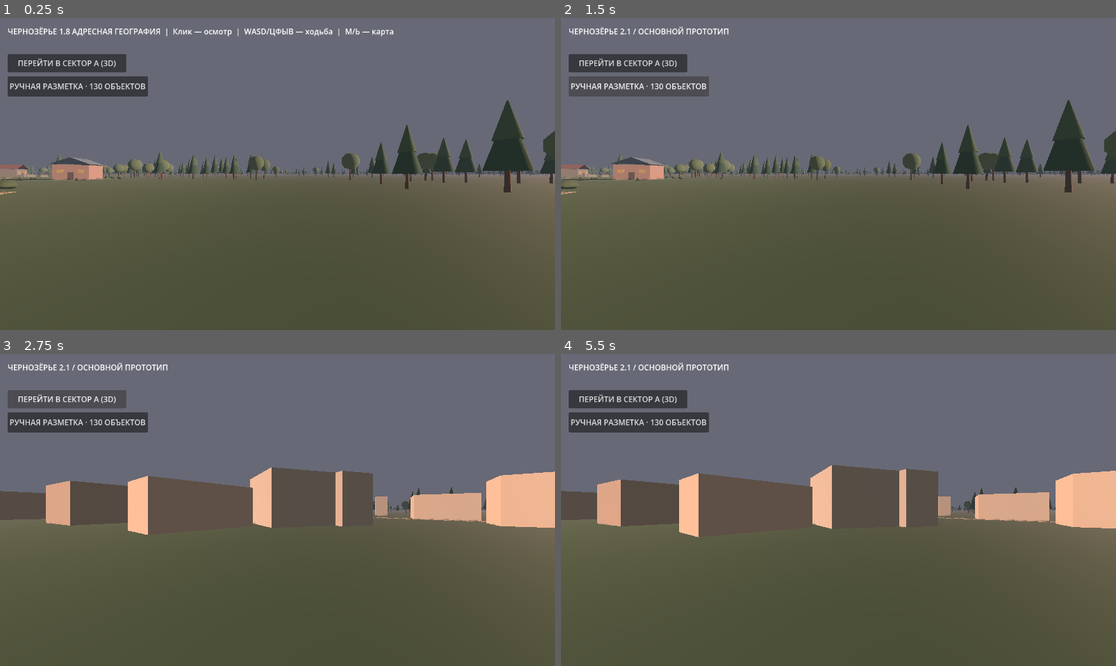
Above: before the commit, frames 1-4 (two rows, left to right).
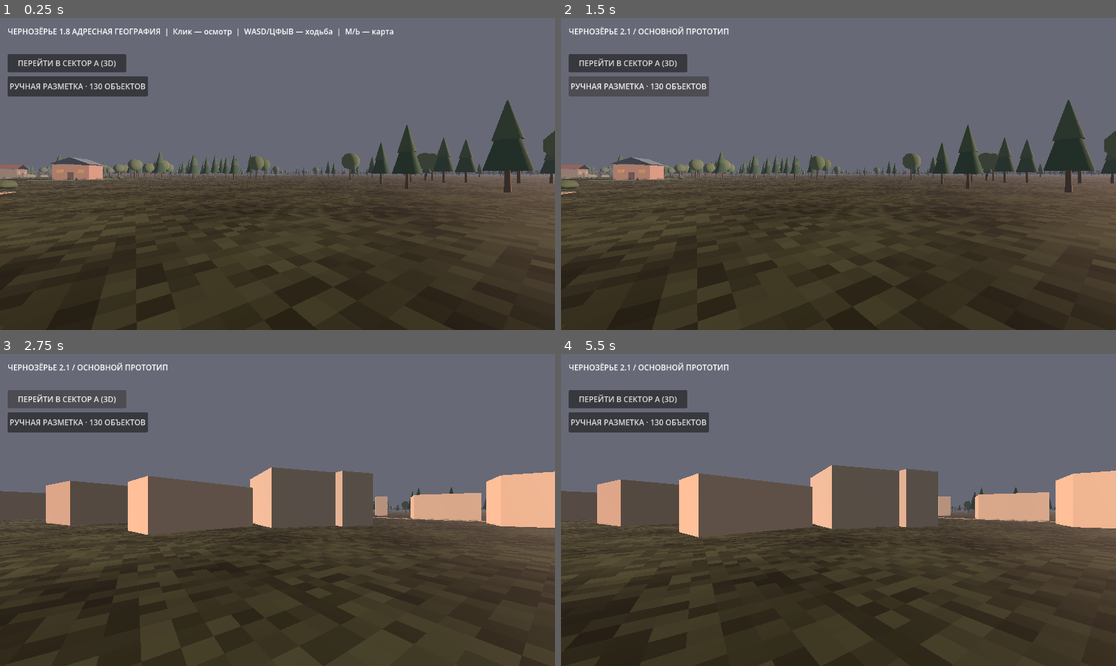
Above: after the commit, the same moments.

Repository: blacklambcult/chernozerye
Game: Godot game, scene res://main.tscn
The game is run twice, just before and just after one commit, with the same random seed, the same clock (stepped at 60 frames per second) and the same inputs.
Inputs (mouse positions are in pixels of both pictures, inside the frame that each line leads up to):
- Up to frame 1 (0.25 s): no input
- Up to frame 2 (1.5 s): click "РУЧНАЯ РАЗМЕТКА · 130 ОБЪЕКТОВ" at 0.5 s; click "ВЕРНУТЬ СТАРУЮ МЕСТНОСТЬ" at 1.25 s
- Up to frame 3 (2.75 s): click "ПЕРЕЙТИ В СЕКТОР A (3D)" at 2 s
- Up to frame 4 (5.5 s): tap Enter at 2.75 s; move the mouse to (960, 494) at 2.77 s; hold D 2.78-3.53 s; tap M at 2.85, 5.1 s; click (960, 494) at 2.92 s; tap Space at 3.02, 3.77, 5.27 s; move the mouse to (727, 525) at 3.52 s; hold S 3.53-4.28 s; tap Shift at 3.6 s; move the mouse to (894, 441) at 4.27 s; hold D 4.28-5.03 s; tap H at 4.35 s; move the mouse to (810, 572) at 5.02 s; hold W from 5.03 s (still down); click (810, 572) at 5.17 s

The runs differ from the first frame. In frame 1, 33% of the frame differs, in the area x 0-100%, y 50-100%; in frame 2, 33%; in frame 3, 30%; in frame 4, 32%.

Commit message:
feat: darker blue-night village lighting, thicker atmospheric fog and tiled pixel-dirt ground

Diff:
--- a/godot/world.gd
+++ b/godot/world.gd
@@ -66,7 +66,8 @@
     mesh.size = Vector2(2600, 2600)
     var instance := MeshInstance3D.new()
     instance.mesh = mesh
-    instance.material_override = _material(Color("#435443"))
+    instance.name = "BaseGround"
+    instance.material_override = _create_ground_material()
     add_child(instance)
     var ground := StaticBody3D.new()
     ground.position.y = -0.2
@@ -76,6 +77,23 @@
     collider.shape = shape
     ground.add_child(collider)
     add_child(ground)
+
+func _create_ground_material() -> StandardMaterial3D:
+    # Small repeating pixel-grime ground texture: dirty olive patches, not uniform grass.
+    var img := Image.create(64, 64, false, Image.FORMAT_RGBA8)
+    var rng := RandomNumberGenerator.new()
+    rng.seed = 19950328
+    for y in range(64):
+        for x in range(64):
+            var noise := rng.randf_range(-0.065, 0.065)
+            var patch := sin(float(x) * 0.26) * cos(float(y) * 0.22) * 0.055
+            var tone := clampf(0.23 + noise + patch, 0.13, 0.31)
+            img.set_pixel(x, y, Color(tone * 0.92, tone, tone * 0.78))
+    var mat := _material(Color("#e1e5d8"))
+    mat.albedo_texture = ImageTexture.create_from_image(img)
+    mat.texture_filter = BaseMaterial3D.TEXTURE_FILTER_NEAREST
+    mat.uv1_scale = Vector3(110.0, 110.0, 1.0)
+    return mat
 
 func _create_lighting() -> void:
     var environment := WorldEnvironment.new()
@@ -496,15 +514,15 @@
     var sky := get_node_or_null("WorldEnvironment") as WorldEnvironment
     if sky != null and sky.environment != null:
         var env: Environment = sky.environment
-        env.background_color = Color("#3d4350") if manual_mode else Color("#575b69")
-        env.ambient_light_color = Color("#7d8995") if manual_mode else Color("#b0a9a4")
-        env.ambient_light_energy = 0.64 if manual_mode else 0.82
-        env.fog_light_color = Color("#47515d") if manual_mode else Color("#676976")
-        env.fog_density = 0.0027 if manual_mode else 0.0018
+        env.background_color = Color("#202734") if manual_mode else Color("#575b69")
+        env.ambient_light_color = Color("#7d8ba0") if manual_mode else Color("#b0a9a4")
+        env.ambient_light_energy = 0.42 if manual_mode else 0.82
+        env.fog_light_color = Color("#273442") if manual_mode else Color("#676976")
+        env.fog_density = 0.0043 if manual_mode else 0.0018
     var sun := get_node_or_null("DirectionalLight3D") as DirectionalLight3D
     if sun != null:
-        sun.light_energy = 0.56 if manual_mode else 1.05
-        sun.light_color = Color("#aab7bd") if manual_mode else Color("#f0b69a")
+        sun.light_energy = 0.38 if manual_mode else 1.05
+        sun.light_color = Color("#899cb3") if manual_mode else Color("#f0b69a")
     if map_panel != null:
         map_panel.set("show_manual", manual_mode)
         map_panel.queue_redraw()
@@ -512,7 +530,7 @@
         if control != null:
             control.visible = not manual_mode
     if is_instance_valid(_status_label):
-        _status_label.text = "ЧЕРНОЗЁРЬЕ 2.2 / PS1 ДЕРЕВНЯ · 130 ОБЪЕКТОВ" if manual_mode else "ЧЕРНОЗЁРЬЕ 2.1 / ОСНОВНОЙ ПРОТОТИП"
+        _status_label.text = "ЧЕРНОЗЁРЬЕ 2.3 / НОЧНОЙ ПОСЁЛОК · 130 ОБЪЕКТОВ" if manual_mode else "ЧЕРНОЗЁРЬЕ 2.1 / ОСНОВНОЙ ПРОТОТИП"
     var character := get_node_or_null("Player") as CharacterBody3D
     if character != null:
         character.velocity = Vector3.ZERO
